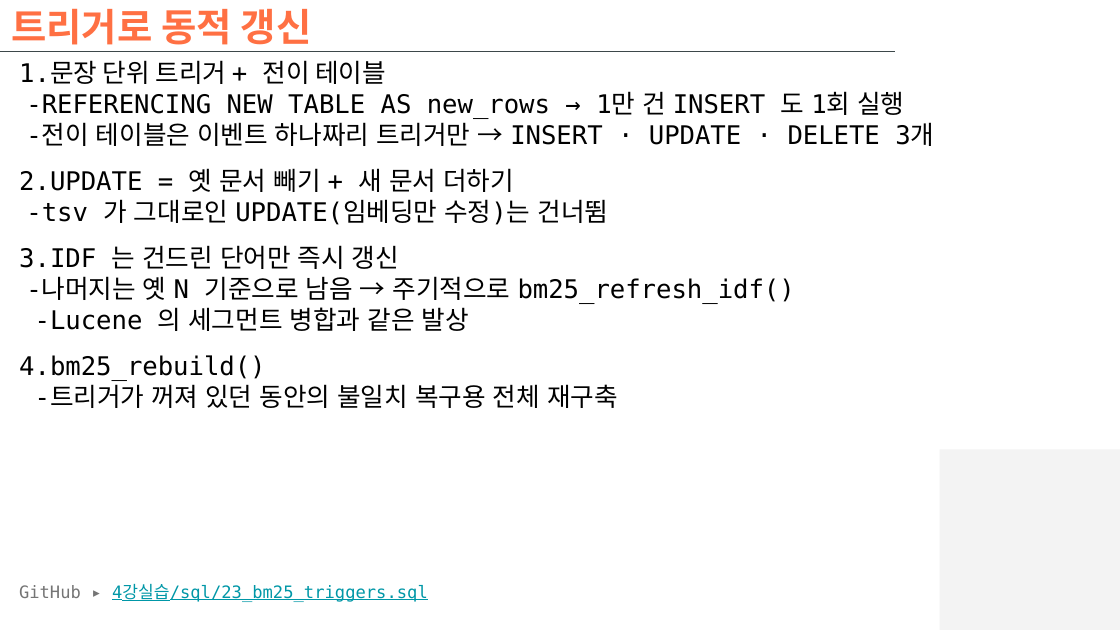
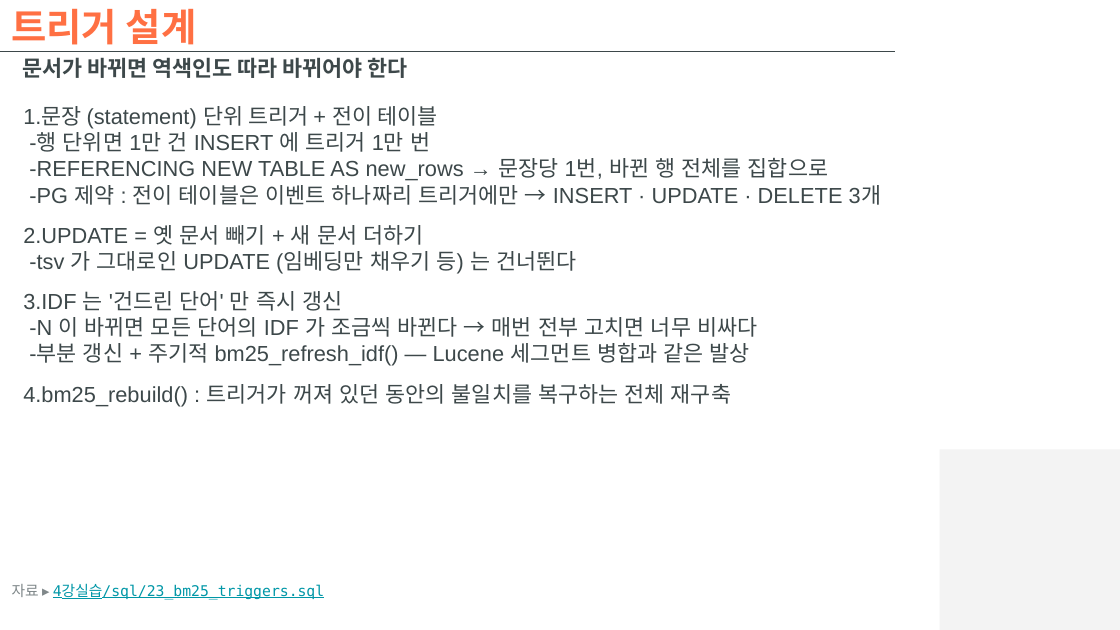
Before and after one commit to hikaMaeng/-ai-, a slide deck: slide 46 of 4강실습/slides/4강실습_벡터디비.pptx (slide 23 before the commit). Drawn at 1120x630 pixels with LibreOffice and Linux fonts; fonts in the diff are those of the drawing; background and template pictures are left out. Boxes give left, top, right and bottom in pixels: in the first picture for what was removed or moved away, otherwise in the second. Text is boxed around its words. In the diff, an @@ line names an element or a change of style, - is before the commit and + after.

```diff
--- a/4강실습/slides/4강실습_벡터디비.pptx
+++ b/4강실습/slides/4강실습_벡터디비.pptx
@@ title at (x1=11, y1=8, x2=197, y2=52): text changed @@
-트리거로 동적 갱신
+트리거 설계
@@ text added at (x1=22, y1=57, x2=408, y2=78), 14 pt, text #3D484A, bold @@
+문서가 바뀌면 역색인도 따라 바뀌어야 한다
@@ text at (x1=23, y1=106, x2=882, y2=406): text changed; size 16.5 to 14 pt; font DejaVu Sans Mono to Arial; text colour #000000 to #3D484A @@
-1.문장 단위 트리거 + 전이 테이블
--REFERENCING NEW TABLE AS new_rows → 1만 건 INSERT 도 1회 실행
--전이 테이블은 이벤트 하나짜리 트리거만 → INSERT · UPDATE · DELETE 3개
-2.UPDATE = 옛 문서 빼기 + 새 문서 더하기
--tsv 가 그대로인 UPDATE(임베딩만 수정)는 건너뜀
-3.IDF 는 건드린 단어만 즉시 갱신
--나머지는 옛 N 기준으로 남음 → 주기적으로 bm25_refresh_idf()
--Lucene 의 세그먼트 병합과 같은 발상
-4.bm25_rebuild()
--트리거가 꺼져 있던 동안의 불일치 복구용 전체 재구축
+1.문장 (statement) 단위 트리거 + 전이 테이블
+-행 단위면 1만 건 INSERT 에 트리거 1만 번
+-REFERENCING NEW TABLE AS new_rows → 문장당 1번, 바뀐 행 전체를 집합으로
+-PG 제약 : 전이 테이블은 이벤트 하나짜리 트리거에만 → INSERT · UPDATE · DELETE 3개
+2.UPDATE = 옛 문서 빼기 + 새 문서 더하기
+-tsv 가 그대로인 UPDATE (임베딩만 채우기 등) 는 건너뛴다
+3.IDF 는 '건드린 단어' 만 즉시 갱신
+-N 이 바뀌면 모든 단어의 IDF 가 조금씩 바뀐다 → 매번 전부 고치면 너무 비싸다
+-부분 갱신 + 주기적 bm25_refresh_idf() — Lucene 세그먼트 병합과 같은 발상
+4.bm25_rebuild() : 트리거가 꺼져 있던 동안의 불일치를 복구하는 전체 재구축
@@ text at (x1=12, y1=584, x2=324, y2=600): text changed; size 11 to 9.5 pt @@
-GitHub ▸ 4강실습/sql/23_bm25_triggers.sql
+자료 ▸ 4강실습/sql/23_bm25_triggers.sql
```
Also in this commit, not shown: 13 other slides changed, 42 slides added, 13 slides removed, 1 other file.
